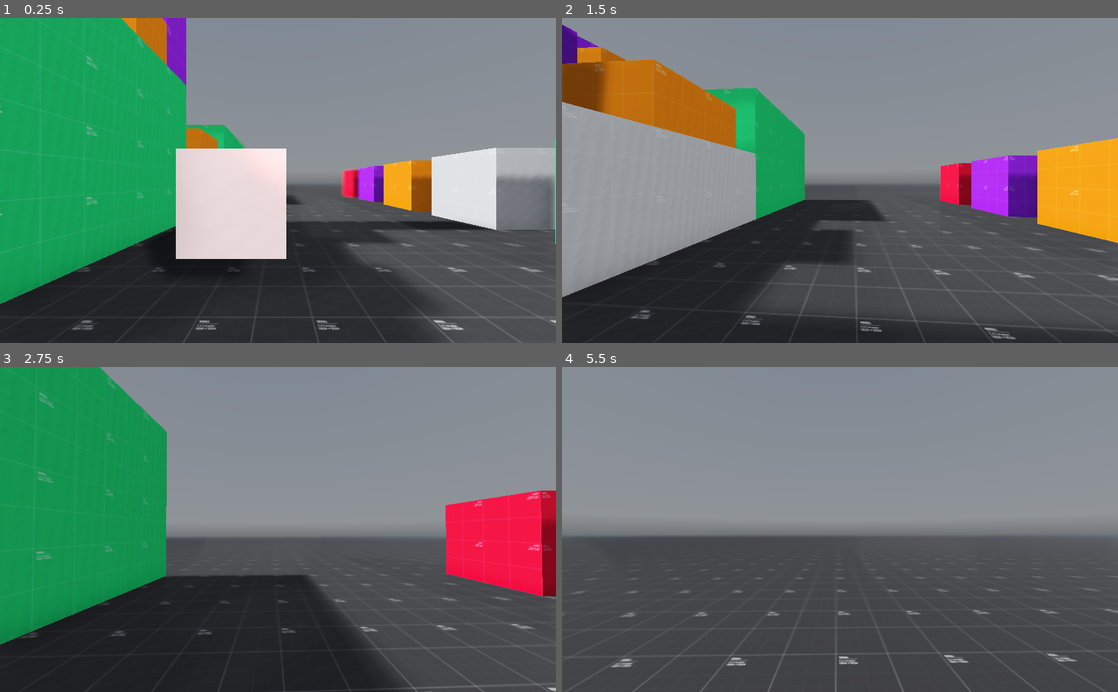
Above: before the commit, frames 1-4 (two rows, left to right).
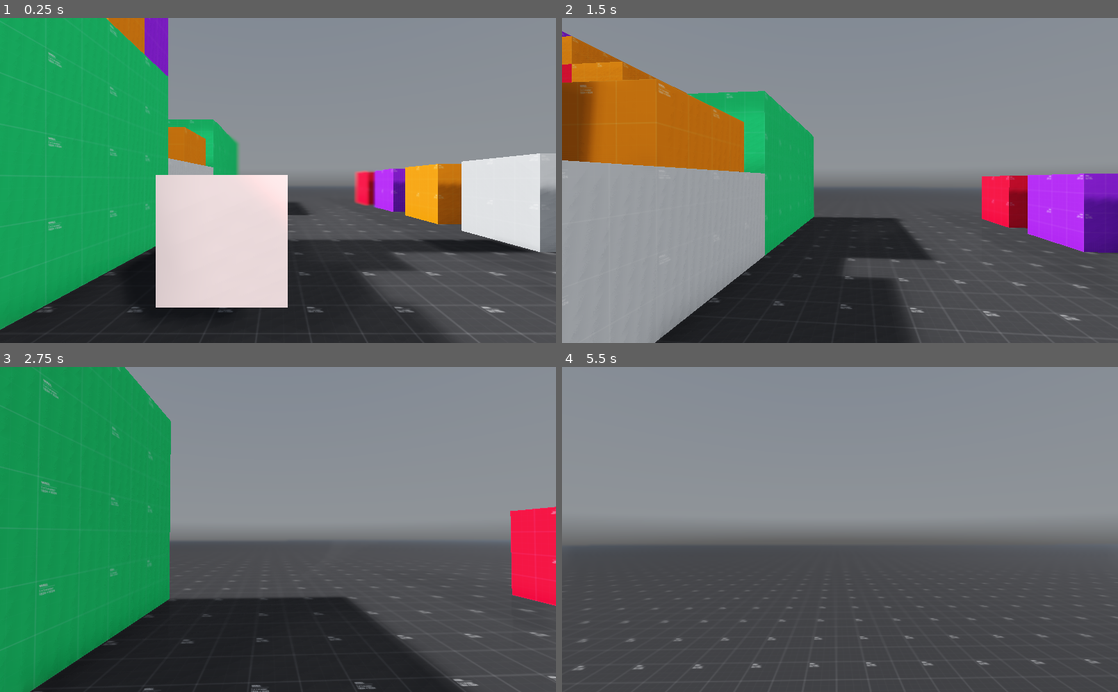
Above: after the commit, the same moments.

Repository: cptfurball/basic-first-person-prop-pickup
Game: Godot game, scene res://levels/proto_01/proto_01.tscn
The game is run twice, just before and just after one commit, with the same random seed, the same clock (stepped at 60 frames per second) and the same inputs. A sky picture missing from this copy of the repository is replaced by a grey-blue gradient.
Inputs (mouse positions are in pixels of both pictures, inside the frame that each line leads up to):
- Up to frame 1 (0.25 s): no input
- Up to frame 2 (1.5 s): move the mouse to (867, 180) at 0.52 s; hold W (movement.forward) from 0.53 s (still down); click (867, 180) at 0.6 s; tap Space (movement.jump) at 0.77, 1.07 s; tap T (inspect) at 0.8, 1.35 s; move the mouse to (812, 180) at 1.27 s
- Up to frame 3 (2.75 s): keep holding W (movement.forward); tap Space (movement.jump) at 1.52, 1.82 s; tap Mouse wheel down (mouse_wheel_down) at 1.55, 2.1 s; move the mouse to (289, 523) at 2.02 s; tap Mouse wheel up (mouse_wheel_up) at 2.3 s
- Up to frame 4 (5.5 s): keep holding W (movement.forward); move the mouse to (834, 536) at 2.77 s; tap Mouse wheel up (mouse_wheel_up) at 2.85 s; tap Space (movement.jump) at 3.02, 3.32, 3.77, 4.07, 4.52, 4.55, 4.82, 5.1 s; tap Ctrl (movement.crouch) at 3.05, 3.6 s; move the mouse to (878, 532) at 3.52 s; hold Shift (movement.sprint) 3.53-4.28 s; move the mouse to (795, 526) at 4.27 s; tap Shift (movement.sprint) at 4.35 s; move the mouse to (845, 529) at 5.02 s; click (845, 529) at 5.3 s

The runs differ from the first frame. In frame 1, 22% of the frame differs, in the area x 0-100%, y 0-100%; in frame 2, 31%, in the area x 0-100%, y 2-100%; in frame 3, 14%; in frame 4, 2.3%.

Commit message:
Updated with prop throw and rotate

Diff:
--- a/player/container.gd
+++ b/player/container.gd
@@ -2,7 +2,15 @@
 
 
 const KEY_INTERACT: String = 'interact'
+const MOUSE_WHEEL_UP: String = 'mouse_wheel_up'
+const MOUSE_WHEEL_DOWN: String = 'mouse_wheel_down'
+const DEFAULT_POS: Vector3 = Vector3(0, 0, -1.5)
 
+# Exported (Never update this on runtime)
+export(float, 0.0, 100.0, 0.05) var throw_power = 5
+export(float, 0.0, 100.0, 0.05) var scroll_speed = 0.05
+export(float, 0.0, 3.0, 0.05) var min_distance = -2.5
+export(float, 0.0, 2.0, 0.05) var max_distance = -0.5
 
 # Nodes
 onready var crosshair_ray_cast = get_node('../Crosshair')
@@ -10,6 +18,18 @@
 
 # Runtime
 var prop: LightProp
+
+
+func _ready():
+	pass # Replace with function body.
+
+
+func _input(event):
+	if event is InputEventMouseButton:
+		if Input.is_action_just_pressed(MOUSE_WHEEL_DOWN) and prop:
+			translate(Vector3(0, 0, scroll_speed))
+		elif Input.is_action_just_pressed(MOUSE_WHEEL_UP) and prop:
+			translate(Vector3(0, 0, -scroll_speed))
 
 
 func _process(_delta):
--- a/player/player.gd
+++ b/player/player.gd
@@ -1,180 +1,238 @@
 extends KinematicBody
 
-# NOTE: This fps control script is from the Godot asset store.
-# This is not written by user CptFurball.
-
-###################-VARIABLES-####################
-
-# Camera
-export(float) var mouse_sensitivity = 8.0
-export(NodePath) var head_path = "Head"
-export(NodePath) var cam_path = "Head/CameraXPivot/Camera"
-export(float) var FOV = 80.0
-var mouse_axis := Vector2()
-onready var head: Spatial = get_node(head_path)
-onready var cam: Camera = get_node(cam_path)
-# Move
-var velocity := Vector3()
-var direction := Vector3()
-var move_axis := Vector2()
-var snap := Vector3()
-var sprint_enabled := true
-var sprinting := false
-# Walk
+
 const FLOOR_MAX_ANGLE: float = deg2rad(46.0)
-export(float) var gravity = 30.0
-export(int) var walk_speed = 5
-export(int) var sprint_speed = 10
-export(int) var acceleration = 8
-export(int) var deacceleration = 10
+const KEY_MOVE_FORWARD: String = 'movement.forward'
+const KEY_MOVE_BACKWARD: String = 'movement.backward'
+const KEY_STRAFE_LEFT: String = 'movement.left'
+const KEY_STRAFE_RIGHT: String = 'movement.right'
+const KEY_JUMP: String = 'movement.jump'
+const KEY_SPRINT: String = 'movement.sprint'
+const KEY_CROUCH: String = 'movement.crouch'
+const STAND_HEIGHT = 0.9
+const CROUCH_HEIGHT = 0.3
+const CAMERA_HEIGHT_OFFSET = 0.3
+const KEY_INSPECT: String = 'inspect'
+
+
+# Exported (Never update this on runtime)
+export(float, 0.0, 1.0, 0.05) var mouse_x_sensitivity = 0.1
+export(float, 0.0, 1.0, 0.05) var mouse_y_sensitivity = 0.1
+export(float, 0.0, 90.0, 0.05) var max_mouse_x_degree = 70.0
+
+export(float, 0.0, 100.0, 0.05) var walk_move_speed = 5
+export(float, 0.0, 100.0, 0.05) var crouch_move_speed = 3
+export(float, 0.0, 100.0, 0.05) var sprint_move_speed = 10
+export(float, 0.0, 100.0, 0.05) var acceleration = 5
+export(float, 0.0, 100.0, 0.05) var deceleration = 10
+
+export(bool) var jump_enabled = true
+export(float, 0.0, 100.0, 0.05) var jump_height = 7
+export(float, 0.0, 100.0, 0.05) var grav_acceleration = 25
 export(float, 0.0, 1.0, 0.05) var air_control = 0.3
-export(int) var jump_height = 10
-var _speed: int
-var _is_sprinting_input := false
-var _is_jumping_input := false
-
-##################################################
-
-# Called when the node enters the scene tree
-func _ready() -> void:
+
+export(bool) var crouch_toggle_mode = false
+export(float, 0.0, 10.0, 0.05) var crouch_speed = 6
+export(float, 0.0, 100.0, 0.05) var throw_power = 20
+
+
+# Runtime
+var direction: Vector3 = Vector3.ZERO
+var velocity: Vector3 = Vector3.ZERO
+var move_speed: float = 0
+var snap: Vector3 = Vector3.ZERO
+var crouching: bool = false
+var jumping: bool = false
+
+
+# Nodes
+onready var head = get_node('Head')
+onready var camera_x_pivot = get_node('Head/CameraXPivot')
+onready var top_head_ray_cast = get_node('Head/TopHeadRayCast')
+onready var crosshair_ray_cast = get_node('Head/CameraXPivot/CrosshairRayCast')
+onready var body_collision = get_node('BodyCollision')
+onready var prop_container = get_node('Head/CameraXPivot/Container')
+
+
+func _ready():
 	Input.set_mouse_mode(Input.MOUSE_MODE_CAPTURED)
-	cam.fov = FOV
-
-
-# Called every frame. 'delta' is the elapsed time since the previous frame
-func _process(_delta: float) -> void:
-	move_axis.x = Input.get_action_strength("movement.forward") - Input.get_action_strength("movement.backward")
-	move_axis.y = Input.get_action_strength("movement.right") - Input.get_action_strength("movement.left")
-
-	if Input.is_action_just_pressed("movement.jump"):
-		_is_jumping_input = true
-
-	if Input.is_action_pressed("movement.sprint"):
-		_is_sprinting_input = true
-
-
-# Called every physics tick. 'delta' is constant
-func _physics_process(delta: float) -> void:
-	walk(delta)
-
-
-# Called when there is an input event
-func _input(event: InputEvent) -> void:
-	if event is InputEventMouseMotion:
-		mouse_axis = event.relative
-		camera_rotation()
-
-
-func walk(delta: float) -> void:
-	direction_input()
+
+
+func _input(event):
+	if event is InputEventMouseMotion and !(Input.is_action_pressed(KEY_INSPECT) and prop_container.prop):
+		process_camera_motion(event.relative)
+
+
+func _process(delta):
+	set_direction()
+	set_jumping()
+	set_crouching()
+	set_move_speed()
+
+	if !(Input.is_action_pressed(KEY_INSPECT) and prop_container.prop):
+		move(delta)
+		crouch(delta)
+
+	rigid_body_collision()
+
+
+# Sets the 'move_speed' based on the argument.
+# If non provided, 'move_speed' is set based on
+# the player's status (walk, run, crouch, etc)
+func set_move_speed(speed = null) -> void:
+	if speed is float:
+		move_speed = speed
+	else:
+		move_speed = walk_move_speed
+
+		if crouching and is_on_floor():
+			move_speed = crouch_move_speed
+		elif Input.is_action_pressed(KEY_SPRINT):
+			move_speed = sprint_move_speed
+
+
+# Set the direction based on the input given by the player
+# and process them into normalized direction vector.
+#
+# This sets direction for xz-plane.
+# Refer to Jump mechanics for y-axis.
+func set_direction(dir = null) -> void:
+	if dir is Vector3:
+		direction = dir.normalized() * Vector3(1, 0, 1)
+	else:
+		direction = Vector3.ZERO
+
+		if Input.is_action_pressed(KEY_MOVE_FORWARD):
+			direction -= transform.basis.z
+
+		if Input.is_action_pressed(KEY_MOVE_BACKWARD):
+			direction += transform.basis.z
+
+		if Input.is_action_pressed(KEY_STRAFE_LEFT):
+			direction -= transform.basis.x
+
+		if Input.is_action_pressed(KEY_STRAFE_RIGHT):
+			direction += transform.basis.x
+
+		direction = direction.normalized() * Vector3(1, 0, 1)
+
+
+# Set the 'crouching' flag based on the argument.
+# If non given, the 'crouching' flag is set based on player input.
+#
+# Crouch input has 2 modes. The toggle mode and non-toggle.
+func set_crouching(crouch = null) -> void:
+	if crouch == null:
+		if crouch_toggle_mode == true:
+			if Input.is_action_just_pressed(KEY_CROUCH):
+				crouching = !crouching
+
+		else:
+			if Input.is_action_pressed(KEY_CROUCH):
+				crouching = true
+			else:
+				crouching = false
+	elif crouch is bool:
+		crouching = crouch
+
+
+# Sets the 'jumping' flag based on the argument.
+# If non given, it detects the jumping input from the player input
+func set_jumping(jump = null) -> void:
+	if jump is bool:
+		jumping = jump
+	else:
+		jumping = Input.is_action_just_pressed(KEY_JUMP) and jump_enabled
+
+
+# Moves the player. Processing of velocity on zx-plane and y-axis are
+# done seperately as they have different mechanics.
+#
+# Move function includes actions like walk, sprint and jump. Any process
+# with requires the player to be moved from one to another in 3d space.
+func move(delta):
+	# Process the x component
+	var xz_comp = velocity * Vector3(1, 0, 1)
+	var target_move_velocity: Vector3 = direction * move_speed
+	var acc: float
+
+	if direction.dot(xz_comp) > 0:
+		acc = acceleration
+	else:
+		acc = deceleration
+
+	if not is_on_floor():
+		acc *= air_control
+
+	xz_comp = xz_comp.linear_interpolate(target_move_velocity, acc * delta)
+
+	# Process the y component
+	var y_comp: Vector3 = velocity * Vector3(0, 1, 0)
+
+	if top_head_ray_cast.is_colliding():
+		y_comp.y = 0
 
 	if is_on_floor():
-		snap = -get_floor_normal() - get_floor_velocity() * delta
-
-		# Workaround for sliding down after jump on slope
-		if velocity.y < 0:
-			velocity.y = 0
-
-		jump()
-	else:
-		# Workaround for 'vertical bump' when going off platform
-		if snap != Vector3.ZERO && velocity.y != 0:
-			velocity.y = 0
+		snap = - get_floor_normal() - get_floor_velocity() * delta
+
+		if y_comp.y < 0:
+			y_comp.y = 0
+
+		if jumping and not top_head_ray_cast.is_colliding():
+			y_comp.y = jump_height
+			snap = Vector3.ZERO
+	else:
+		if snap != Vector3.ZERO and y_comp.y != 0:
+			y_comp.y = 0
+
+		y_comp.y -= grav_acceleration * delta
 
 		snap = Vector3.ZERO
 
-		velocity.y -= gravity * delta
-
-	sprint(delta)
-
-	accelerate(delta)
-
-	velocity = move_and_slide_with_snap(velocity, snap, Vector3.UP, true, 4, FLOOR_MAX_ANGLE)
-	_is_jumping_input = false
-	_is_sprinting_input = false
-
-
-func camera_rotation() -> void:
-	if Input.get_mouse_mode() != Input.MOUSE_MODE_CAPTURED:
-		return
-	if mouse_axis.length() > 0:
-		var horizontal: float = -mouse_axis.x * (mouse_sensitivity / 100)
-		var vertical: float = -mouse_axis.y * (mouse_sensitivity / 100)
-
-		mouse_axis = Vector2()
-
-		rotate_y(deg2rad(horizontal))
-		head.rotate_x(deg2rad(vertical))
-
-		# Clamp mouse rotation
-		var temp_rot: Vector3 = head.rotation_degrees
-		temp_rot.x = clamp(temp_rot.x, -90, 90)
-		head.rotation_degrees = temp_rot
-
-
-func direction_input() -> void:
-	direction = Vector3()
-	var aim: Basis = get_global_transform().basis
-	if move_axis.x >= 0.5:
-		direction -= aim.z
-	if move_axis.x <= -0.5:
-		direction += aim.z
-	if move_axis.y <= -0.5:
-		direction -= aim.x
-	if move_axis.y >= 0.5:
-		direction += aim.x
-	direction.y = 0
-	direction = direction.normalized()
-
-
-func accelerate(delta: float) -> void:
-	# Where would the player go
-	var _temp_vel: Vector3 = velocity
-	var _temp_accel: float
-	var _target: Vector3 = direction * _speed
-
-	_temp_vel.y = 0
-	if direction.dot(_temp_vel) > 0:
-		_temp_accel = acceleration
-
-	else:
-		_temp_accel = deacceleration
-
-	if not is_on_floor():
-		_temp_accel *= air_control
-
-	# Interpolation
-	_temp_vel = _temp_vel.linear_interpolate(_target, _temp_accel * delta)
-
-	velocity.x = _temp_vel.x
-	velocity.z = _temp_vel.z
-
-	# Make too low values zero
-	if direction.dot(velocity) == 0:
-		var _vel_clamp := 0.01
-		if abs(velocity.x) < _vel_clamp:
-			velocity.x = 0
-		if abs(velocity.z) < _vel_clamp:
-			velocity.z = 0
-
-
-func jump() -> void:
-	if _is_jumping_input:
-		velocity.y = jump_height
-		snap = Vector3.ZERO
-
-
-func sprint(delta: float) -> void:
-	if can_sprint():
-		_speed = sprint_speed
-		cam.set_fov(lerp(cam.fov, FOV * 1.05, delta * 8))
-		sprinting = true
-
-	else:
-		_speed = walk_speed
-		cam.set_fov(lerp(cam.fov, FOV, delta * 8))
-		sprinting = false
-
-
-func can_sprint() -> bool:
-	return (sprint_enabled and is_on_floor() and _is_sprinting_input and move_axis.x >= 0.5)
+	# Combine the xz component and y component
+	velocity = xz_comp + y_comp
+
+	# Move the player
+	var _velocity = move_and_slide_with_snap(velocity, snap, Vector3.UP, true, 4, FLOOR_MAX_ANGLE, false)
+
+
+# Logic for resizing the player collision capsule to crouch under an obstacle.
+# This also moves the camera to a lower position when crouching.
+func crouch(delta) -> void:
+	if crouching:
+		body_collision.shape.height -= crouch_speed * delta
+	else:
+		if not top_head_ray_cast.is_colliding():
+			body_collision.shape.height += crouch_speed * delta
+
+	body_collision.shape.height = clamp(body_collision.shape.height, CROUCH_HEIGHT, STAND_HEIGHT)
+	head.translation.y = body_collision.shape.height / 2 + CAMERA_HEIGHT_OFFSET
+
+
+# As move_and_slide_with_snap infinite inertia was set to false,
+# this is a work around so that player can still push objects when bumped into it.
+# The resistance of the rigid body depends on the weight of the rigid body.
+func rigid_body_collision():
+	for index in get_slide_count():
+		var collision = get_slide_collision(index)
+		var collider = collision.collider
+
+		if collider is RigidBody and collider.mode == RigidBody.MODE_RIGID:
+
+			var delta_velocity = velocity.length() -  collision.collider_velocity.length()
+
+			if delta_velocity < 0:
+				delta_velocity = 0
+
+			var impulse = -collision.normal.normalized() * delta_velocity
+			collider.apply_central_impulse(impulse)
+
+
+# Rotates the camera based on the input
+func process_camera_motion(relative_vector: Vector2) -> void:
+	# rotate the player body
+	rotate_y(deg2rad(-relative_vector.x * mouse_x_sensitivity))
+
+	# rotate the camera on x axis (look up or down)
+	camera_x_pivot.rotate_x(deg2rad(-relative_vector.y * mouse_y_sensitivity))
+	camera_x_pivot.rotation.x = clamp(camera_x_pivot.rotation.x, deg2rad(-max_mouse_x_degree), deg2rad(max_mouse_x_degree))
--- a/project.godot
+++ b/project.godot
@@ -12,7 +12,7 @@
 "base": "RigidBody",
 "class": "LightProp",
 "language": "GDScript",
-"path": "res://props/proto_props/box.gd"
+"path": "res://props/light_prop.gd"
 } ]
 _global_script_class_icons={
 "LightProp": "res://Assets/Icons/RigidBody3D.svg"
--- a/props/proto_props/box.gd
+++ b/props/light_prop.gd
@@ -18,6 +18,9 @@
 
 # REQUIRED: Please include this key on your input map. It can be any key you want
 const KEY_DETACH: String = 'interact'
+const DEFAULT_THROW_POWER: float = 5.0
+const KEY_FIRE: String = 'fire'
+const KEY_INSPECT: String = 'inspect'
 
 
 # Exported (Never update this on runtime)
@@ -29,14 +32,19 @@
 # Runtime
 var prop_container: Node
 
+func _input(event):
+	if event is InputEventMouseMotion and prop_container and Input.is_action_pressed(KEY_INSPECT):
+		# rotate the player body
+		rotate_y(deg2rad(-event.relative.x * mouse_x_sensitivity))
 
-func _ready():
-	angular_damp = ANGULAR_DAMP
+		# rotate the camera on x axis (look up or down)
+		rotate_x(deg2rad(-event.relative.y * mouse_y_sensitivity))
 
 
 func _process(_delta):
 	if prop_container:
 		move()
+		detach_and_throw()
 
 
 # This method tries to move the prop towards the prop container origin.
@@ -69,6 +77,7 @@
 func attach(causer: Node):
 	collision_mask = CONTAINER_MASK_ATTACH_MODE
 	prop_container = causer
+	angular_damp = ANGULAR_DAMP
 
 
 # The opposite of detach. This will reset the collision mask
@@ -78,3 +87,16 @@
 func detach():
 	collision_mask = CONTAINER_MASK_DETACH_MODE
 	prop_container = null
+	angular_damp = -1
+
+
+# Throws the object to a certain direction the parent is facing
+func detach_and_throw() -> void:
+	if Input.is_action_just_pressed(KEY_FIRE):
+		var throw_power = DEFAULT_THROW_POWER
+
+		if 'throw_power' in prop_container:
+			throw_power = prop_container.throw_power
+
+		apply_central_impulse(-prop_container.global_transform.basis.z * throw_power)
+		detach()
--- a/props/proto_props/box.tscn
+++ b/props/proto_props/box.tscn
@@ -1,6 +1,6 @@
 [gd_scene load_steps=5 format=2]
 
-[ext_resource path="res://props/proto_props/box.gd" type="Script" id=1]
+[ext_resource path="res://props/light_prop.gd" type="Script" id=1]
 
 [sub_resource type="BoxShape" id=7]
 extents = Vector3( 0.5, 0.5, 0.5 )
@@ -22,7 +22,6 @@
 [node name="Box" type="RigidBody"]
 collision_layer = 4
 collision_mask = 7
-mass = 10.0
 contacts_reported = 3
 contact_monitor = true
 script = ExtResource( 1 )
